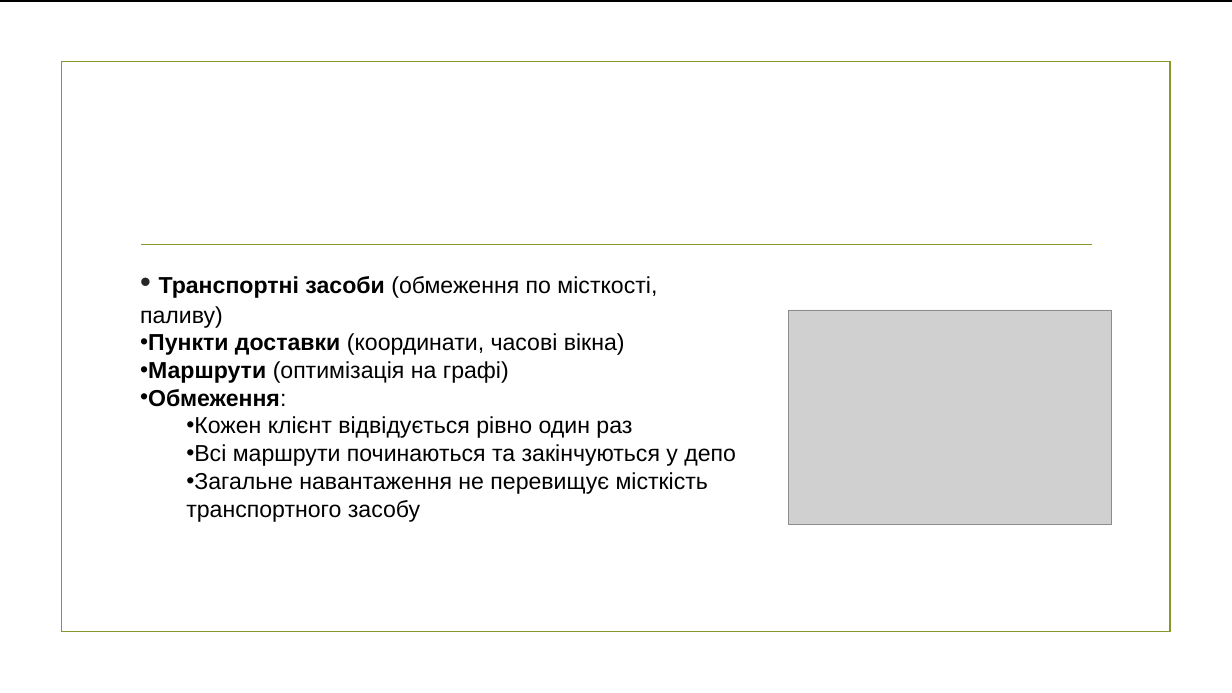
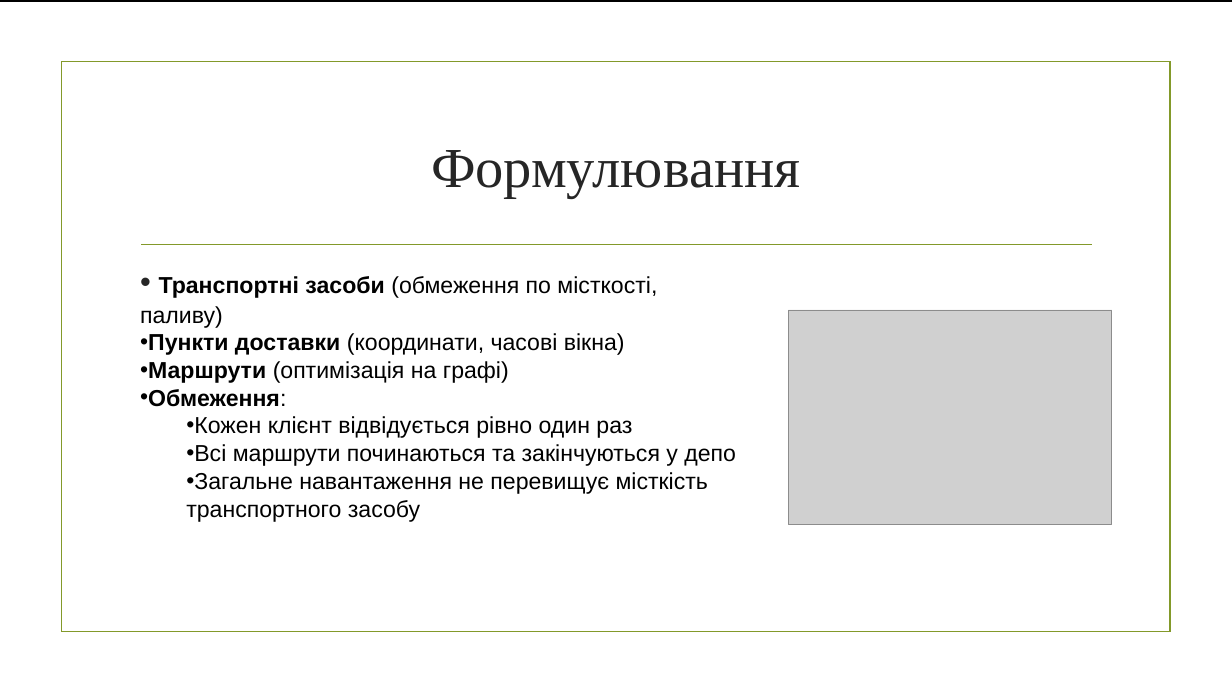
Before and after one commit to mecchmatProjects/Facultative, a slide deck: slide 4 of Lect6.pptx. Drawn at 1232x693 pixels with LibreOffice and Linux fonts; fonts in the diff are those of the drawing; grey boxes stand for pictures; background and template pictures are left out. Boxes give left, top, right and bottom in pixels: in the first picture for what was removed or moved away, otherwise in the second. Text is boxed around its words. In the diff, an @@ line names an element or a change of style, - is before the commit and + after.

Commit message:
lecture 6 updates

```diff
--- a/Lect6.pptx
+++ b/Lect6.pptx
@@ title added at bbox=[431, 150, 800, 198], 44 pt, text #262626 @@
+Формулювання
```
Also in this commit, not shown: 9 slides added, 2 slides removed, 1 other file.
